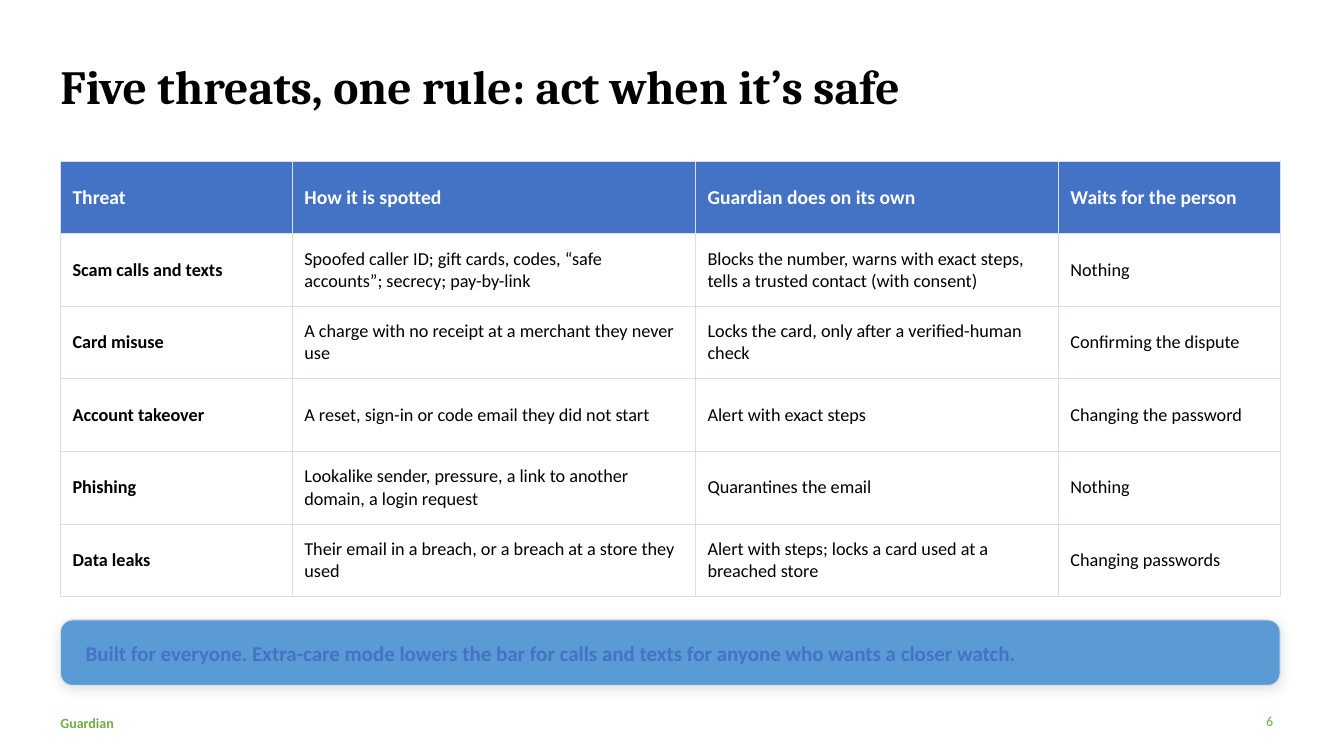
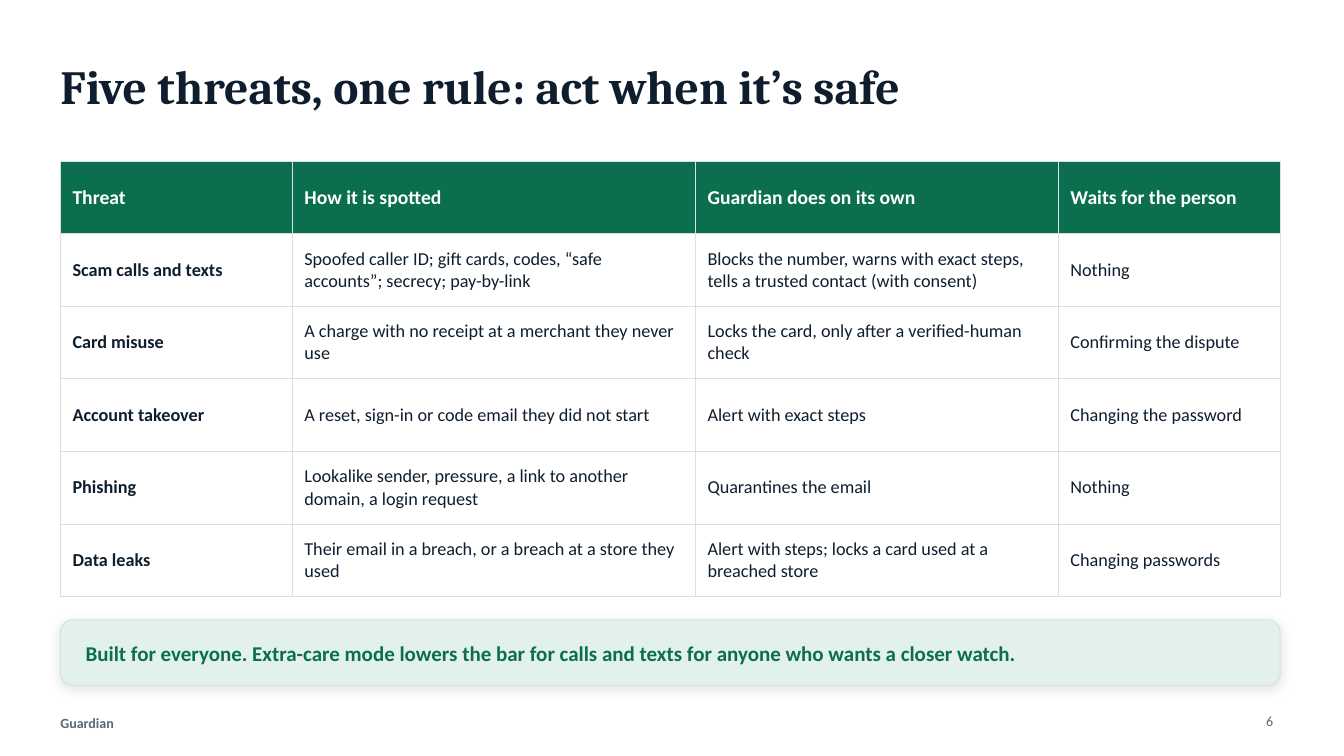
Before and after one commit to aravindramesh2806/Guardian, a slide deck: slide 6 of presentation/Guardian.pptx. Drawn at 1344x756 pixels with LibreOffice and Linux fonts; fonts in the diff are those of the drawing. Boxes give left, top, right and bottom in pixels: in the first picture for what was removed or moved away, otherwise in the second. Text is boxed around its words. In the diff, an @@ line names an element or a change of style, - is before the commit and + after.

```diff
--- a/presentation/Guardian.pptx
+++ b/presentation/Guardian.pptx
@@ title "Five threats, one rule: act ..." at (60,70,899,111): text colour #000000 to #0F1E2E @@
@@ table at (60,161,1280,581) @@
@@ fill #4472C4 to #0B6E4F in row 1 @@
@@ text colour #000000 to #0F1E2E @@
@@ rounded rectangle at (60,620,1280,686): fill #5B9BD5 to #E3F1EB @@
@@ text added at (86,646,1015,665), 15 pt, text #0B6E4F, bold @@
+Built for everyone. Extra-care mode lowers the bar for calls and texts for anyone who wants a closer watch.
@@ text "Guardian" at (60,718,113,728): text colour #70AD47 to #5A6875 @@
@@ page number at (1266,716,1273,726): text colour #70AD47 to #5A6875 @@
```
Also in this commit, not shown: 11 other slides changed, 1 other file.
